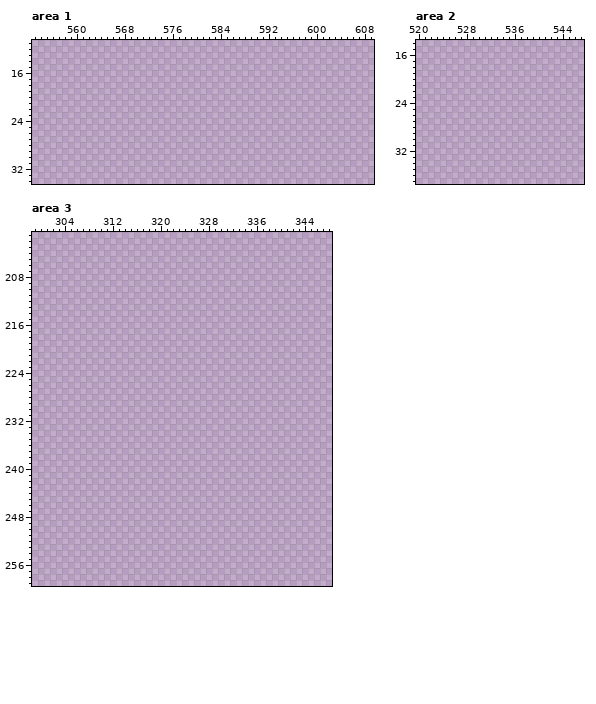
Pixel-art file: assets/gfx/world/World Tileset.aseprite. This is how it looked before the edit.
640x360 pixels, 1 frame. Colours within 5 levels of each other are drawn and written as one. Shown: area 1: x 553..609, y 11..34; area 2: x 520..547, y 14..37; area 3: x 299..348, y 201..259. The commit also changed other parts of the picture, which this record leaves out.
And afterwards:
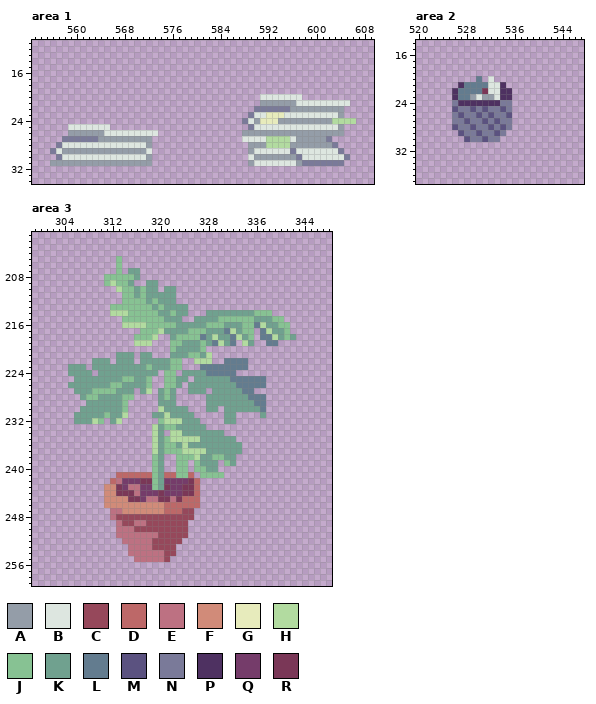
Palette (. is transparent): A #949da8  B #dde6e0  C #96485b  D #bd6868  E #bd7182  F #d18b79  G #e7ebbc  H #b2dba0  J #87c293  K #70a18f  L #637c8f  M #5b5280  N #7a7a99  P #4e3161  Q #753c6a  R #7a3757
Changes in this commit:
--- area 1, layer "FG Tiles"
@@ x 553..609 @@
 19 .........................................................
-20 .........................................................
-21 .........................................................
-22 .........................................................
-23 .........................................................
-24 .........................................................
-25 .........................................................
-26 .........................................................
-27 .........................................................
-28 .........................................................
-29 .........................................................
-30 .........................................................
-31 .........................................................
+20 ......................................BBBBBBB............
+21 ......................................AAAAAABBBBBBBBB....
+22 .....................................NNNNNNAAAAAAAAA.....
+23 ....................................NBBGGGBBBBBBBBBA.....
+24 ...................................NBAGGGAAAAAAAAAHHHH...
+25 ......BBBBBBB.......................NBBBBBBBBBBBBBBA.....
+26 ......AAAAAABBBBBBBBB..............AAAAAAAAAAAAAAAAA.....
+27 .....NNNNNNAAAAAAAAA...............BBBBHHHHBAAAAAN.......
+28 ....NBBBBBBBBBBBBBBA................AAAHHHHAAAAAAAN......
+29 ...NBAAAAAAAAAAAAAAB................ABBBBBBNBBBBBBBN.....
+30 ....NBBBBBBBBBBBBBBA................BAAAAAAANBBBBBBBN....
+31 ...AAAAAAAAAAAAAAAAA................ABBBBBBBANNNNNNN.....
 32 .........................................................
--- area 2, layer "FG Tiles"
@@ x 524..537 @@
 19 ..............
-20 ..............
-21 ..............
-22 ..............
-23 ..............
-24 ..............
-25 ..............
-26 ..............
-27 ..............
-28 ..............
-29 ..............
-30 ..............
+20 ......L.B.....
+21 ...PLLLLBBP...
+22 ..PLLLLRBBPP..
+23 ..PLLABAABPP..
+24 ..NPPPPPPPNN..
+25 ..MNNMNMNNMN..
+26 ..NMNNMNMNNM..
+27 ..NNMNNMNMNN..
+28 ..MNNMNNMNMN..
+29 ...MNNMNNMN...
+30 ....MNNMNN....
 31 ..............
--- area 3, layer "FG Tiles"
@@ x 299..348 @@
 204 ..................................................
-205 ..................................................
-206 ..................................................
-207 ..................................................
-208 ..................................................
-209 ..................................................
-210 ..................................................
-211 ..................................................
-212 ..................................................
-213 ..................................................
-214 ..................................................
-215 ..................................................
-216 ..................................................
-217 ..................................................
-218 ..................................................
-219 ..................................................
-220 ..................................................
-221 ..................................................
-222 ..................................................
-223 ..................................................
-224 ..................................................
-225 ..................................................
-226 ..................................................
-227 ..................................................
-228 ..................................................
-229 ..................................................
-230 ..................................................
-231 ..................................................
-232 ..................................................
-233 ..................................................
-234 ..................................................
-235 ..................................................
-236 ..................................................
-237 ..................................................
-238 ..................................................
-239 ..................................................
-240 ..................................................
-241 ..................................................
-242 ..................................................
-243 ..................................................
-244 ..................................................
-245 ..................................................
-246 ..................................................
-247 ..................................................
-248 ..................................................
-249 ..................................................
-250 ..................................................
-251 ..................................................
-252 ..................................................
-253 ..................................................
-254 ..................................................
-255 ..................................................
+205 ..............J...................................
+206 ..............J...................................
+207 ..............J.KK................................
+208 ............JJJJJK................................
+209 ............JHJJK..KK.............................
+210 ..............HJJKJKK.KK..........................
+211 ...............JJKJKKKKK..........................
+212 ...............JJJJKJKKK..........................
+213 .............JJJJJJJKJKKKK........................
+214 .............HHHJJJJJKKJKK...KKKKKKKKJJJ..........
+215 ...............JJJJJJJKKK..KKKKJJJJJJKKKJJ........
+216 ...............HHHHJJJJJKKKKKJJJKKKJJLHKKJJ.......
+217 ..................JJJHKKKKJJJKKKLHKJJ.LHKKJ.......
+218 .................JJJH..KJJJJLKHKKLHKJ.LLHKJK......
+219 .................HHH...JJKKKJKLHKL.HK..LL.........
+220 .......................JKKKKJ.....................
+221 ..............KKK.KK...KKKJJKH....................
+222 ..........KKK.KKK.KKKKKJJ..HHH..LLLL..............
+223 ......KKK.KKKKKKKKKJKKKJJ...LLLLLLLL..............
+224 ......KKKK.KKKKKKKKKK.JJ.KKKKLLLLL................
+225 .......KKKKKKKKJJKKJ..JJKK.KKKKKKLLLLLL...........
+226 ......KKKKKKKJJKKKKJ..JJK.KKKKKKKKLLLLL...........
+227 .......KKKJJJJKKK.KH.KJK..KKK.KKKKKLL.............
+228 ........KJJKKKKJJ....KJK.....KKKKKKKLLL...........
+229 .........KKKKKKJ.....KKK.....KKKKKKKKLL...........
+230 ........KKKKKKKJ.....HKKKK...KK.KKKKKKL...........
+231 .......KKKKKJKKH....KKHKKKK.....KK....K...........
+232 .......KKKHJ.KH......JHHHKKK....KK................
+233 ....................HKJJKKKKK.....................
+234 ....................HK.HHKKKKKKK..................
+235 ....................HKJHHHHHKKKKKK................
+236 ....................HKJJKHKKKKKKKKK...............
+237 ....................HKJJJHHHHKKKKKK...............
+238 ....................JK..JJJHKKJJKK................
+239 ....................JK..JJ.JKKK.JK................
+240 ....................JK..JJ.JJKK...................
+241 ..............DDDDDDJKDDJJD.JJJJ..................
+242 .............DEQQQRRJKQQQQRD......................
+243 ............FFRQEEQQJKRQQRRD......................
+244 ............FFRRREQQQRQQQRRD......................
+245 ............FFFFRRQEERRERDDD......................
+246 ............FFFFFFFFFFDDDDDD......................
+247 .............EEFFFFFFFDDDCC.......................
+248 .............ECCCCCCCCCCCCC.......................
+249 ..............ECCEECCCCCCC........................
+250 ..............EEECCCCCCCCC........................
+251 ..............EEEEEEECCCCC........................
+252 ...............EEEEECCCCC.........................
+253 ................EEEECCCC..........................
+254 ................EEEEEECC..........................
+255 .................EEEEEC...........................
 256 ..................................................
Where, in picture pixels (left, top, right, bottom), the same in both pictures:
added: (242, 94, 356, 166)
added: (50, 124, 158, 166)
added: (452, 76, 512, 142)
added: (68, 256, 296, 562)
